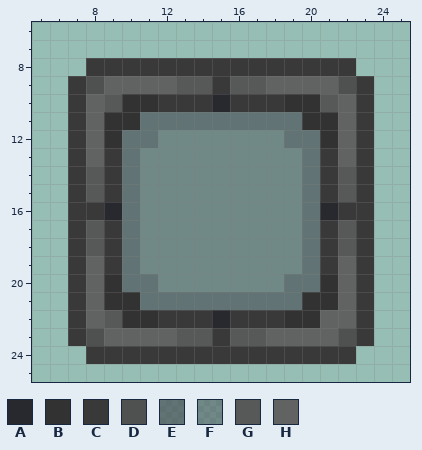
Edited in one commit: pixel-art sprite (Resources/Textures/_White/Objects/Tiles/tile.rsi/glass-frame-steel.png). The first picture shows the starting point.
The file is 32x32 pixels. Colours within 5 levels of each other are drawn and written as one. Shown: x 5..25, y 6..25.
Palette (. is transparent): A #28292e  B #323232  C #393939  D #4e5150  E #4a5258b1  F #4a545a81  G #565958  H #606361
Pixels before, first column x 7:
 8 .CCCCCCCCCCCCCCC.
 9 CDHHHHGGCGGHHHHDC
10 CHGBBCCCACCCBBGHC
11 CHBBEEEEEEEEEBBHC
12 CHBEEFFFFFFFEEBHC
13 CHCEFFFFFFFFFECHC
14 CGCEFFFFFFFFFECGC
15 CGCEFFFFFFFFFECGC
16 CCAEFFFFFFFFFEACC
17 CGCEFFFFFFFFFECGC
18 CGCEFFFFFFFFFECGC
19 CHCEFFFFFFFFFECHC
20 CHBEEFFFFFFFEEBHC
21 CHBBEEEEEEEEEBBHC
22 CHGBBCCCACCCBBHHC
23 CDHHHHGGCGGHHHHDC
24 .CCCCCCCCCCCCCCC.
The result:
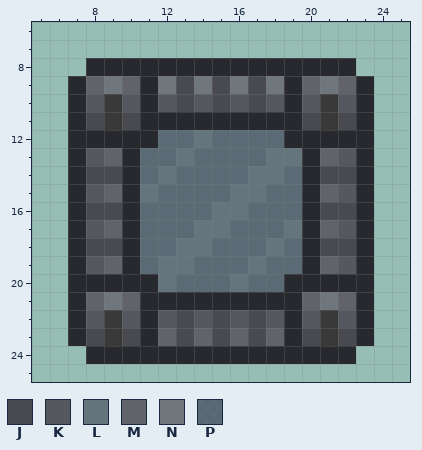
Colours new in this view: J #484a50  K #55585f  L #57606dc5  M #616369  N #70777c  P #475161c3
What changed:
Changed rows in their new state; - is an unchanged pixel.
first column x 7:
 8 -AAAAAAAAAAAAAAA-
 9 AMNMANJNJNJNAMNMA
10 AKCKAKJKJKJKAKCKA
11 AJCJAAAAAAAAAJCJA
12 AAAAAPPLPPPPAAAAA
13 AKMAPPLPPPPLLAMKA
14 AJJAPLPPPPLLPAJJA
15 AKMALPPPPLLPPAMKA
16 AJJAPPPPLLPPPAJJA
17 AKMAPPPLLPPPLAMKA
18 AJJAPPLLPPPLPAJJA
19 AKMAPLLPPPLPPAMKA
20 AAAAALPPPLPPAAAAA
21 AMNMAAAAAAAAAMNMA
22 AKCKAKJKJKJKAKCKA
23 AJCJAMJMJMJMAJCJA
24 -AAAAAAAAAAAAAAA-
